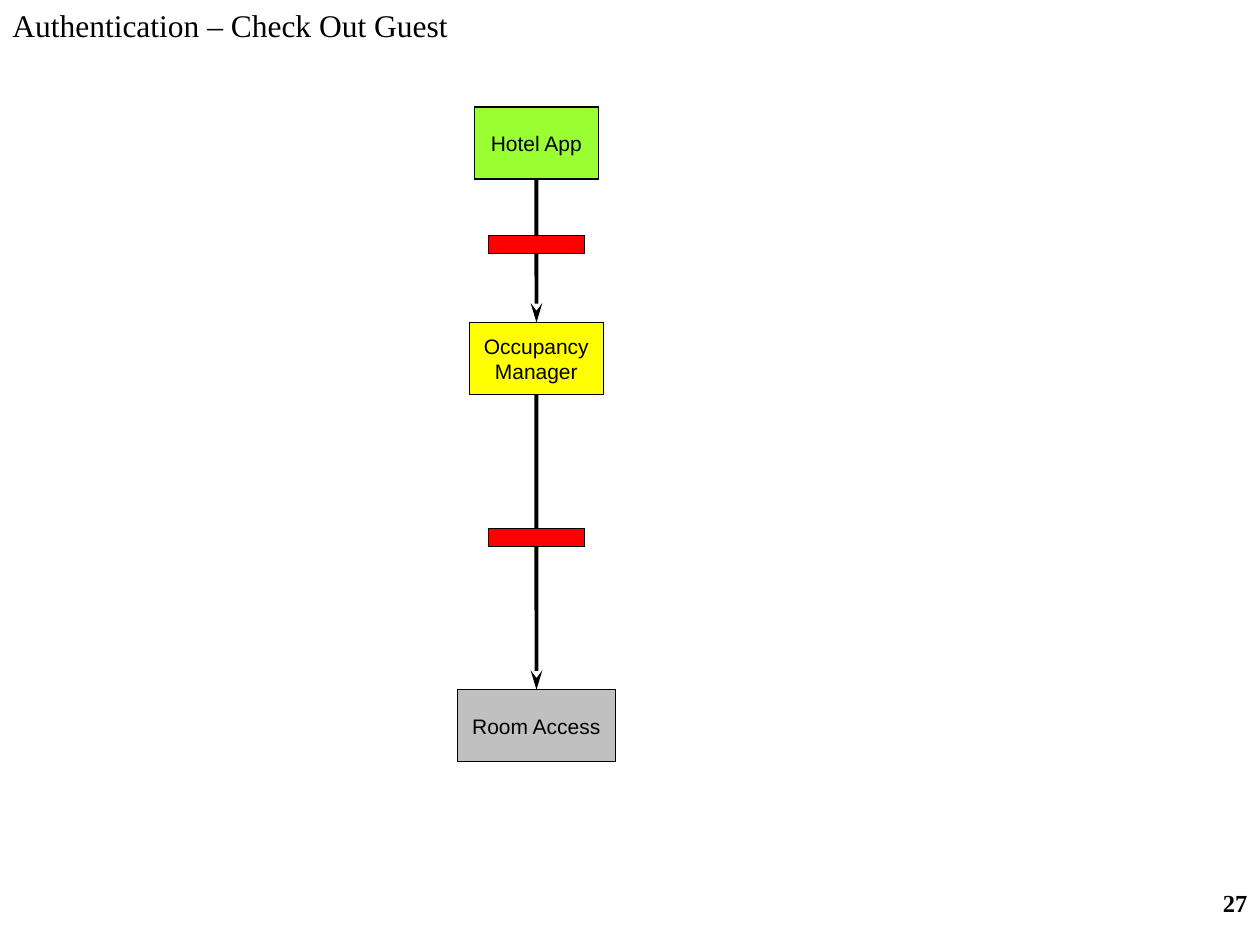
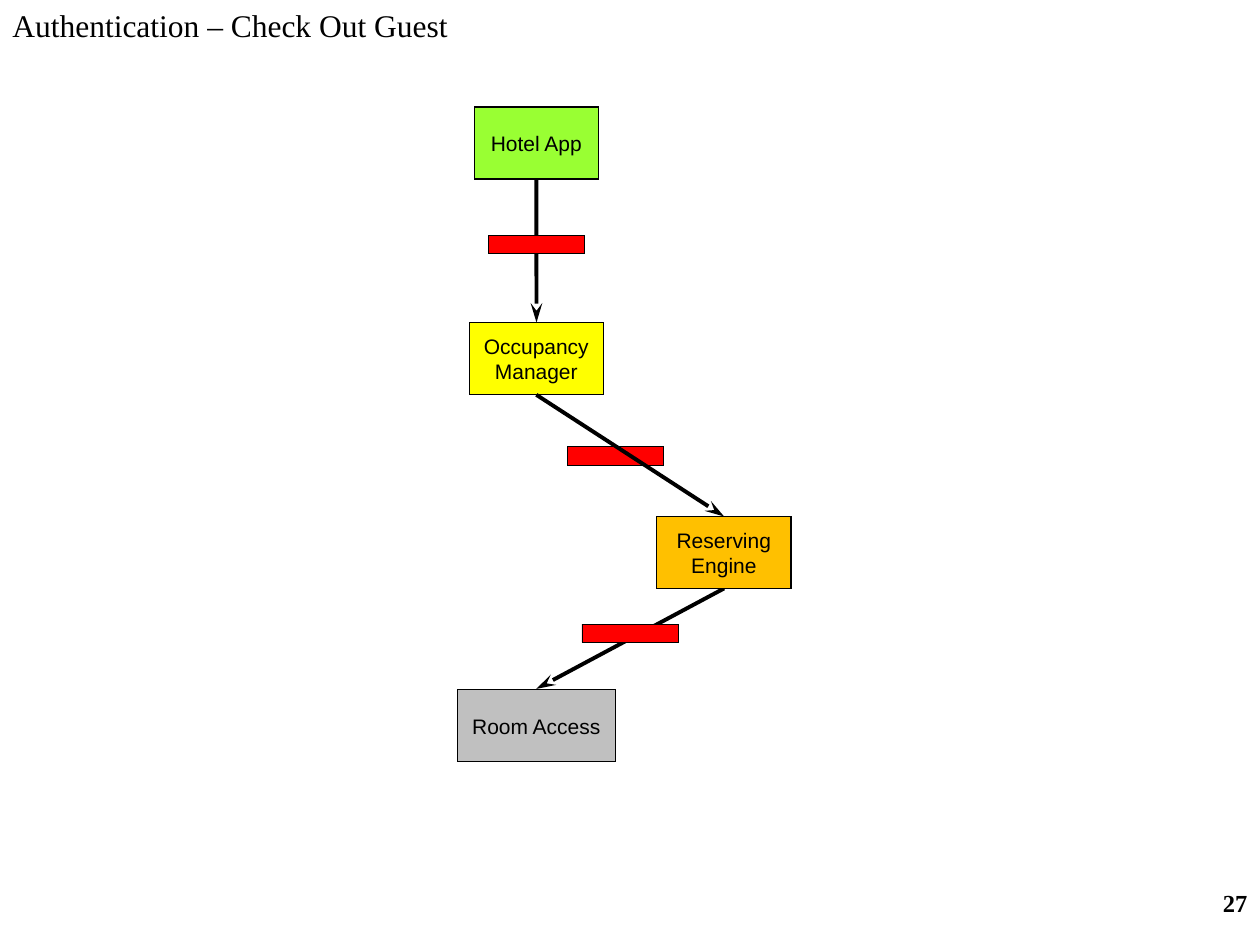
Before and after one commit to JMnITup/HotelApp, a slide deck: slide 27 of HotelApp/HotelApp - Service Architecture.ppt. Drawn at 1260x945 pixels with LibreOffice and Linux fonts; fonts in the diff are those of the drawing. Boxes give left, top, right and bottom in pixels: in the first picture for what was removed or moved away, otherwise in the second. Text is boxed around its words. In the diff, an @@ line names an element or a change of style, - is before the commit and + after.

```diff
--- a/HotelApp/HotelApp - Service Architecture.ppt
+++ b/HotelApp/HotelApp - Service Architecture.ppt
@@ arrow removed from (537, 394) to (537, 689) @@
@@ arrow added from (537, 394) to (724, 517), #000000 2.24 pt @@
@@ rectangle: place and size @@
-rectangle at box(488, 528, 585, 546)
+rectangle at box(567, 446, 664, 465)
@@ rectangle added at box(656, 517, 790, 588), fill #FFC000, outline #000000 0.74 pt, 12 pt, text #000000 @@
+Reserving
+Engine
@@ arrow added from (724, 588) to (537, 689), #000000 2.24 pt @@
@@ rectangle added at box(582, 624, 679, 641), fill #FF0000, outline #000000 0.26 pt @@
```
Also in this commit, not shown: 4 other slides changed.
